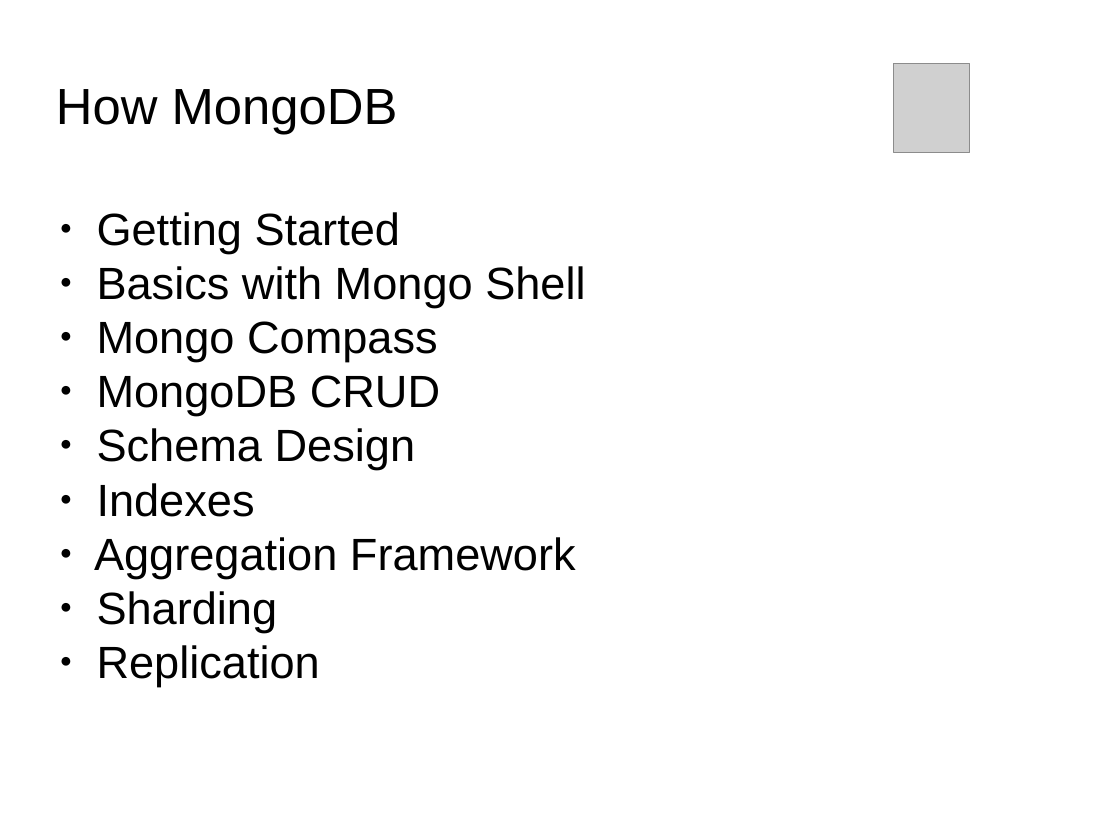
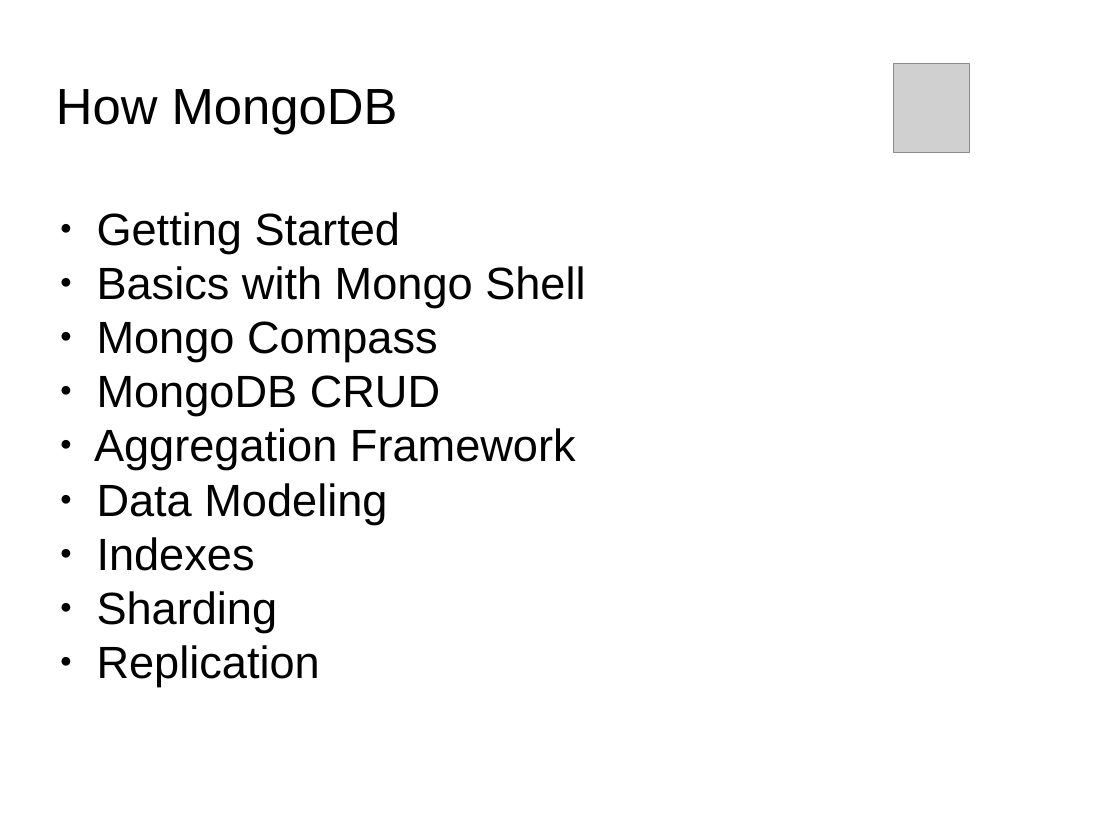
Before and after one commit to Bhakti/mongo_session, a slide deck: slide 10 of MongoDB_Session.odp. Drawn at 1120x840 pixels with LibreOffice and Linux fonts; fonts in the diff are those of the drawing; grey boxes stand for pictures; background and template pictures are left out. Boxes give left, top, right and bottom in pixels: in the first picture for what was removed or moved away, otherwise in the second. Text is boxed around its words. In the diff, an @@ line names an element or a change of style, - is before the commit and + after.

```diff
--- a/MongoDB_Session.odp
+++ b/MongoDB_Session.odp
@@ subtitle at <box>94,428,576,524</box>: text changed @@
-● Schema Design
+● Aggregation Framework
+● Data Modeling
@@ subtitle at <box>94,537,576,579</box>: paragraph removed @@
-● Aggregation Framework
```
Also in this commit, not shown: 3 other slides changed, 8 other files.
